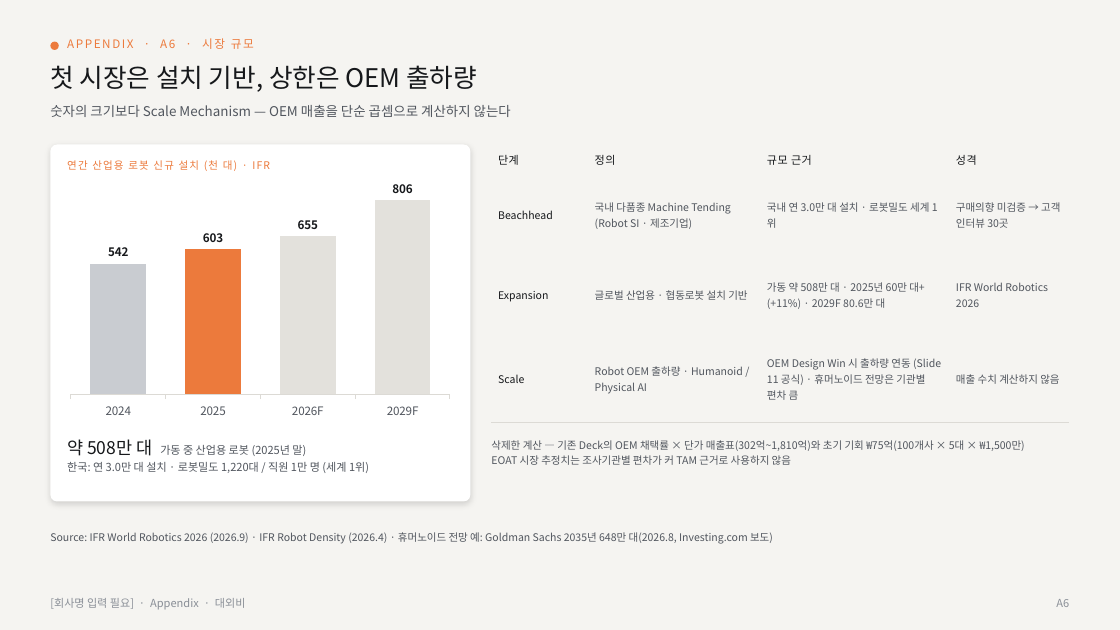
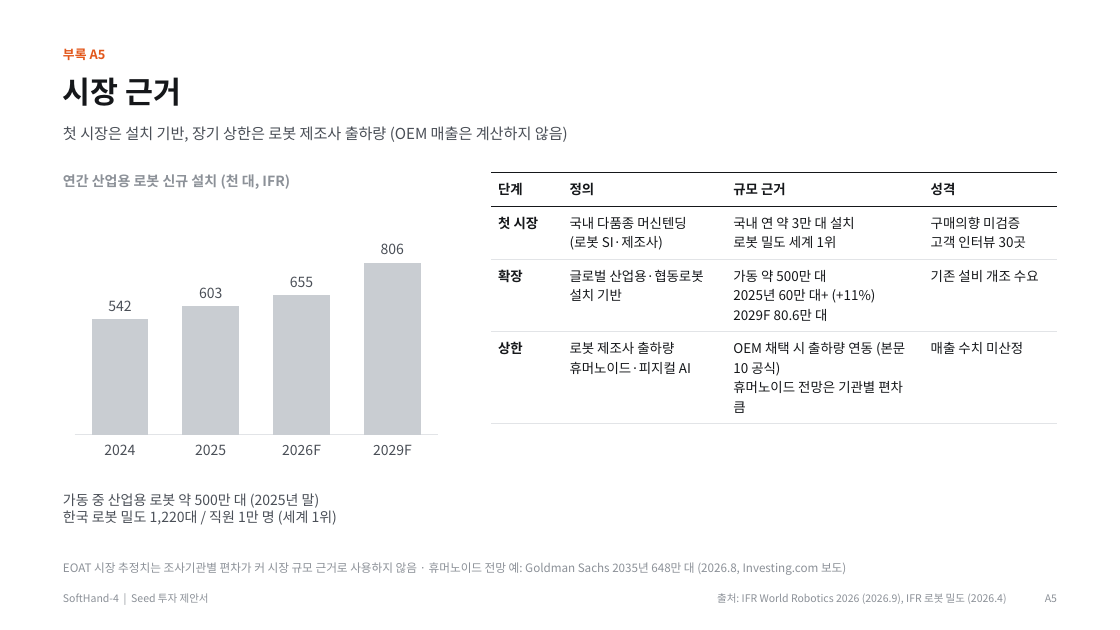
Before and after one commit to kimdonghyun2789-hash/D, a slide deck: slide 22 of SoftHand_Founding_Seed_IR_Deck_Final.pptx. Drawn at 1120x630 pixels with LibreOffice and Linux fonts; fonts in the diff are those of the drawing. Boxes give left, top, right and bottom in pixels: in the first picture for what was removed or moved away, otherwise in the second. Text is boxed around its words. In the diff, an @@ line names an element or a change of style, - is before the commit and + after.

```diff
--- a/SoftHand_Founding_Seed_IR_Deck_Final.pptx
+++ b/SoftHand_Founding_Seed_IR_Deck_Final.pptx
@@ background #F5F4F1 to #FFFFFF @@
@@ ellipse removed at (50, 41, 59, 50) @@
@@ text added at (63, 48, 106, 60), 11 pt, text #E2571B, bold @@
+부록 A5
@@ text at (63, 77, 182, 106): text changed; size 10 to 26 pt; text colour #EC7A3C to #15171A; bold on @@
-APPENDIX · A6 · 시장 규모
+시장 근거
@@ text removed at (50, 105, 511, 117) @@
-숫자의 크기보다 Scale Mechanism — OEM 매출을 단순 곱셈으로 계산하지 않는다
@@ rounded rectangle removed at (50, 145, 471, 502) @@
@@ text at (63, 126, 568, 142): text changed; size 22 to 13 pt; text colour #16181B to #4A4F57 @@
-첫 시장은 설치 기반, 상한은 OEM 출하량
+첫 시장은 설치 기반, 장기 상한은 로봇 제조사 출하량 (OEM 매출은 계산하지 않음)
@@ text at (63, 174, 290, 189): text changed; size 9 to 12 pt; text colour #EC7A3C to #8C9198; bold on @@
-연간 산업용 로봇 신규 설치 (천 대) · IFR
+연간 산업용 로봇 신규 설치 (천 대, IFR)
@@ table at (492, 172, 1057, 423) @@
-row 2: Beachhead | 국내 다품종 Machine Tending / (Robot SI · 제조기업) | 국내 연 3.0만 대 설치 · 로봇밀도 세계 1위 | 구매의향 미검증 → 고객 인터뷰 30곳
+row 2: 첫 시장 | 국내 다품종 머신텐딩 / (로봇 SI·제조사) | 국내 연 약 3만 대 설치 / 로봇 밀도 세계 1위 | 구매의향 미검증 / 고객 인터뷰 30곳
-row 3: Expansion | 글로벌 산업용 · 협동로봇 설치 기반 | 가동 약 508만 대 · 2025년 60만 대+ (+11%) · 2029F 80.6만 대 | IFR World Robotics 2026
+row 3: 확장 | 글로벌 산업용·협동로봇 설치 기반 | 가동 약 500만 대 / 2025년 60만 대+ (+11%) / 2029F 80.6만 대 | 기존 설비 개조 수요
-row 4: Scale | Robot OEM 출하량 · Humanoid / Physical AI | OEM Design Win 시 출하량 연동 (Slide 11 공식) · 휴머노이드 전망은 기관별 편차 큼 | 매출 수치 계산하지 않음
+row 4: 상한 | 로봇 제조사 출하량 / 휴머노이드·피지컬 AI | OEM 채택 시 출하량 연동 (본문 10 공식) / 휴머노이드 전망은 기관별 편차 큼 | 매출 수치 미산정
@@ size 9.5 to 11.5 pt, text colour #16181B to #15171A, letter spacing 0.4 to 0 pt, bold on in "단계", "정의", "규모 근거", "성격" @@
@@ line spacing 1.05 to 1 @@
@@ borders changed @@
@@ table: place and size @@
-table at (492, 145, 1070, 423)
+table at (492, 172, 1057, 423)
@@ column chart at (63, 206, 450, 466) @@
-categories: 2024, 2025, 2026F, 2029F
+categories: 1, 2, 3, 4
@@ colour of Series 1 #4F81BD to #C9CDD2 @@
@@ data labels of Series 1 changed @@
@@ colours of single points changed @@
@@ category axis changed @@
@@ value axis changed @@
@@ bar spacing changed @@
@@ plot area changed @@
@@ lettering changed @@
@@ column chart: place and size @@
-column chart at (63, 172, 458, 424)
+column chart at (63, 206, 450, 466)
@@ text added at (104, 444, 135, 455), 12 pt, text #4A4F57 @@
+2024
@@ text added at (195, 444, 226, 455), 12 pt, text #4A4F57 @@
+2025
@@ text added at (282, 444, 321, 455), 12 pt, text #4A4F57 @@
+2026F
@@ text added at (373, 444, 412, 455), 12 pt, text #4A4F57 @@
+2029F
@@ text removed at (491, 440, 1025, 465) @@
-삭제한 계산 — 기존 Deck의 OEM 채택률 × 단가 매출표(302억~1,810억)와 초기 기회 ₩75억(100개사 × 5대 × ₩1,500만)
-EOAT 시장 추정치는 조사기관별 편차가 커 TAM 근거로 사용하지 않음
@@ text at (63, 493, 337, 525): text changed; size 9.5 to 12 pt; text colour #51565E to #4A4F57 @@
-약 508만 대 가동 중 산업용 로봇 (2025년 말)
-한국: 연 3.0만 대 설치 · 로봇밀도 1,220대 / 직원 1만 명 (세계 1위)
+가동 중 산업용 로봇 약 500만 대 (2025년 말)
+한국 로봇 밀도 1,220대 / 직원 1만 명 (세계 1위)
@@ text at (63, 562, 846, 575): text changed; size 9 to 10 pt; text colour #51565E to #8C9198 @@
-Source: IFR World Robotics 2026 (2026.9) · IFR Robot Density (2026.4) · 휴머노이드 전망 예: Goldman Sachs 2035년 648만 대(2026.8, Investing.com 보도)
+EOAT 시장 추정치는 조사기관별 편차가 커 시장 규모 근거로 사용하지 않음 · 휴머노이드 전망 예: Goldman Sachs 2035년 648만 대 (2026.8, Investing.com 보도)
@@ text removed at (50, 598, 246, 610) @@
-[회사명 입력 필요] · Appendix · 대외비
@@ text added at (63, 593, 209, 603), 9 pt, text #8C9198 @@
+SoftHand-4 | Seed 투자 제안서
@@ text added at (717, 593, 1006, 604), 9 pt, text #8C9198 @@
+출처: IFR World Robotics 2026 (2026.9), IFR 로봇 밀도 (2026.4)
@@ text added at (1045, 594, 1057, 602), 9 pt, text #8C9198 @@
+A5
@@ text removed at (1056, 599, 1069, 607) @@
-A6
```
Also in this commit, not shown: 21 other slides changed, 11 slides added, 11 slides removed, 44 other files.
